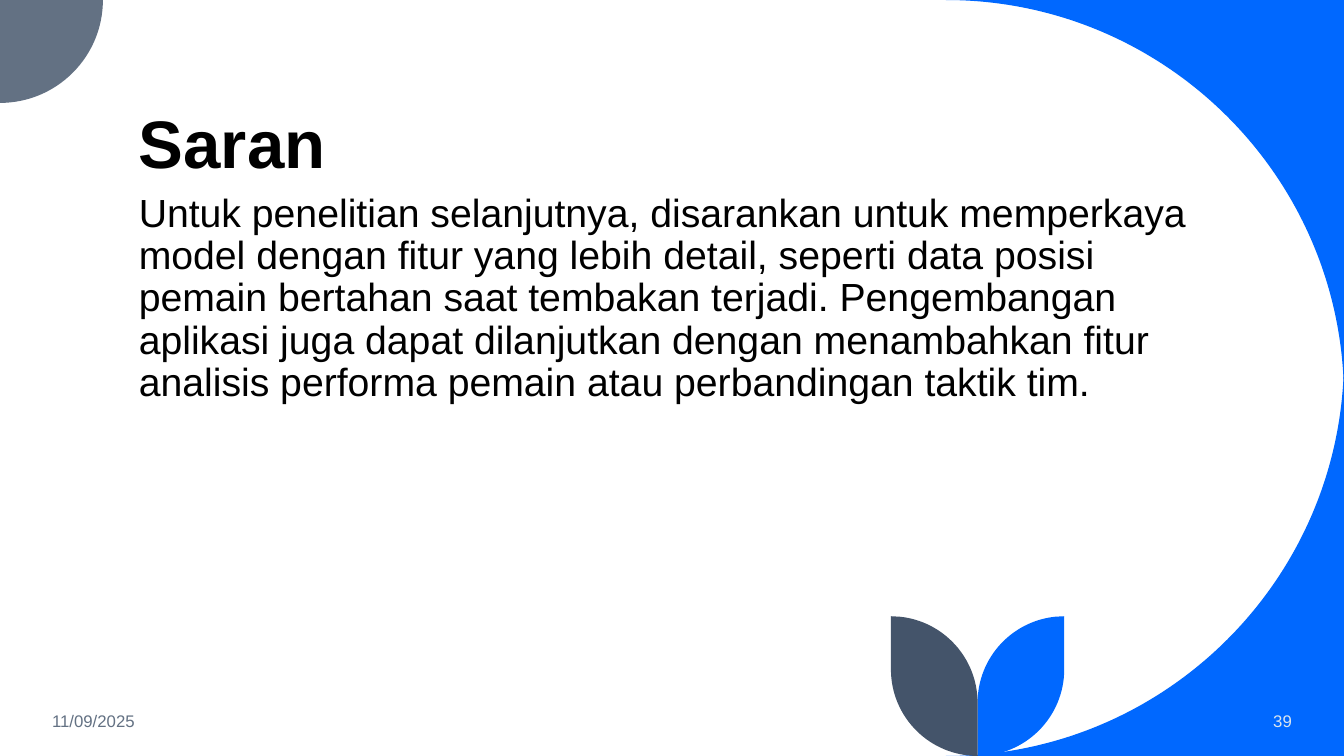
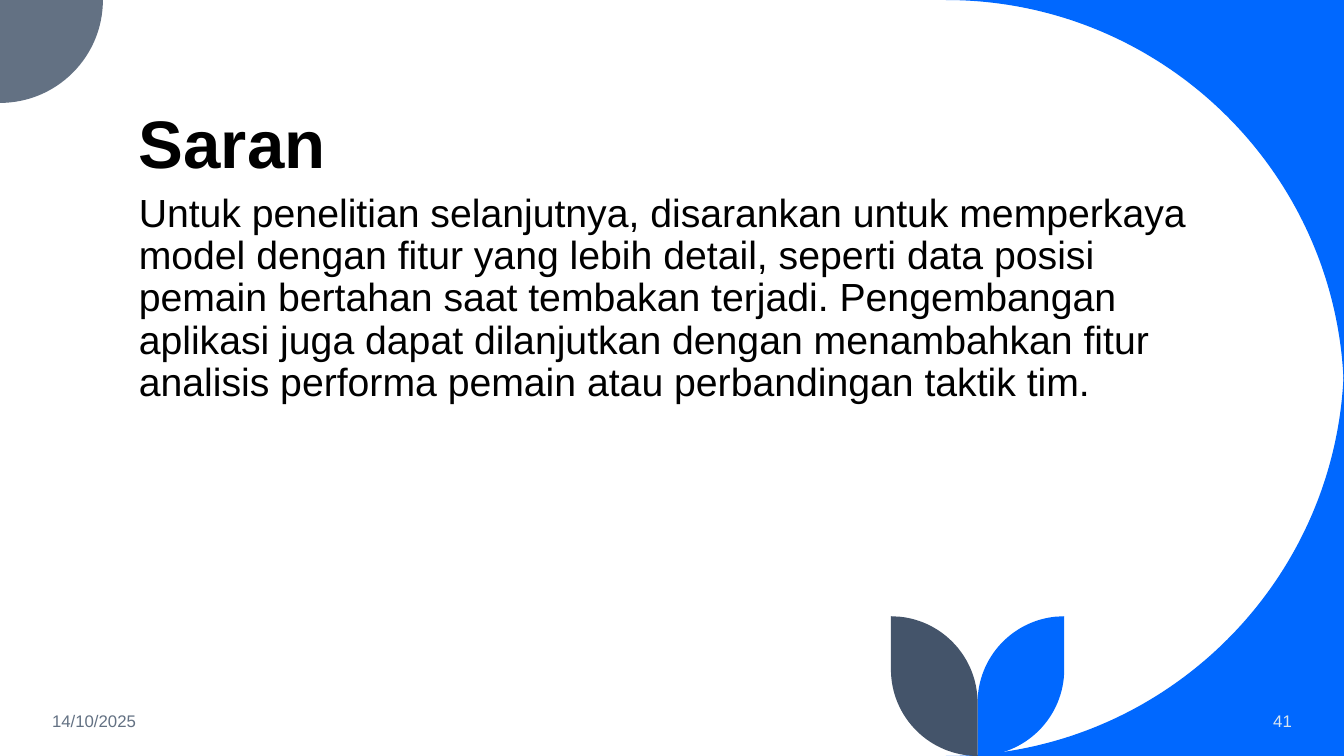
Before and after one commit to fadhilra101/skripsi, a slide deck: slide 41 of ppt/PPT SEMHAS.pptx (slide 39 before the commit). Drawn at 1344x756 pixels with LibreOffice and Linux fonts; fonts in the diff are those of the drawing. Boxes give left, top, right and bottom in pixels: in the first picture for what was removed or moved away, otherwise in the second. Text is boxed around its words. In the diff, an @@ line names an element or a change of style, - is before the commit and + after.

```diff
--- a/ppt/PPT SEMHAS.pptx
+++ b/ppt/PPT SEMHAS.pptx
@@ text at (x1=52, y1=715, x2=136, y2=727): text changed @@
-11/09/2025
+14/10/2025
@@ page number at (x1=1273, y1=715, x2=1292, y2=727): text changed @@
-39
+41
```
Also in this commit, not shown: 17 other slides changed, 3 slides added, 1 slide removed, 10 other files.
